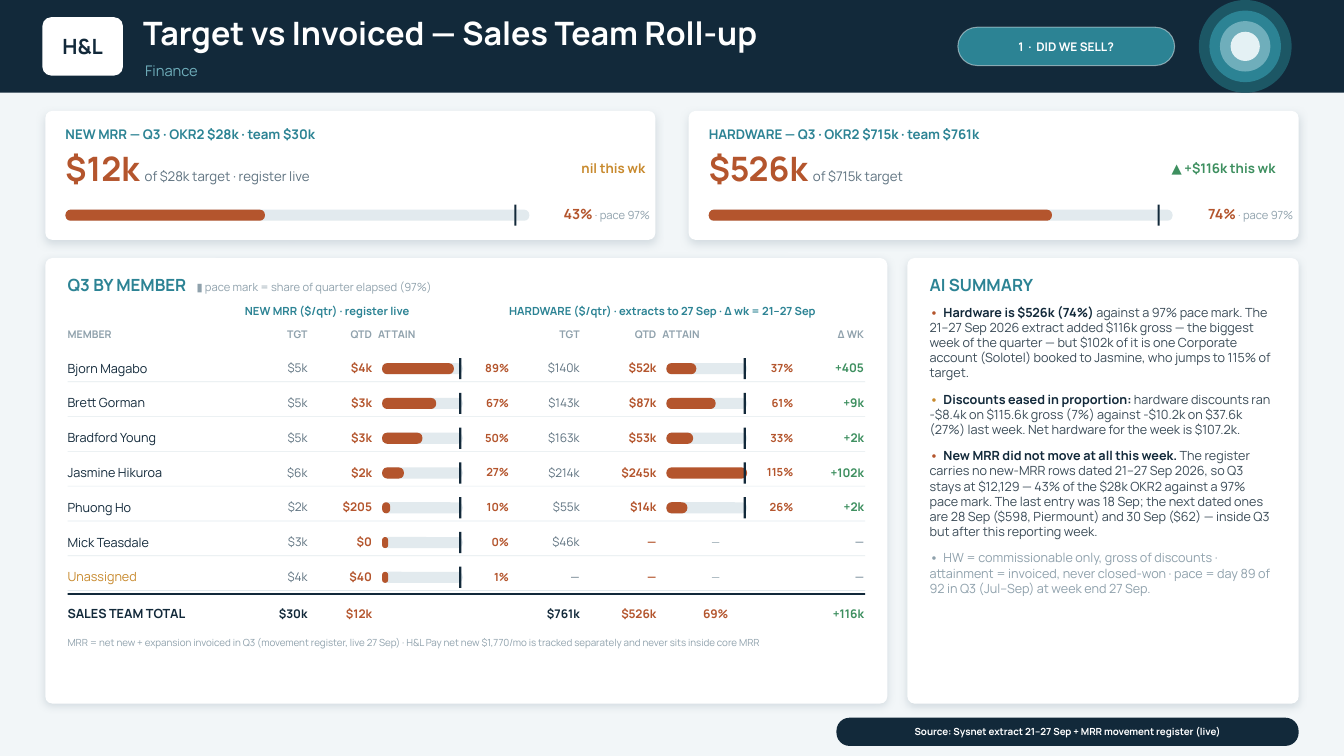
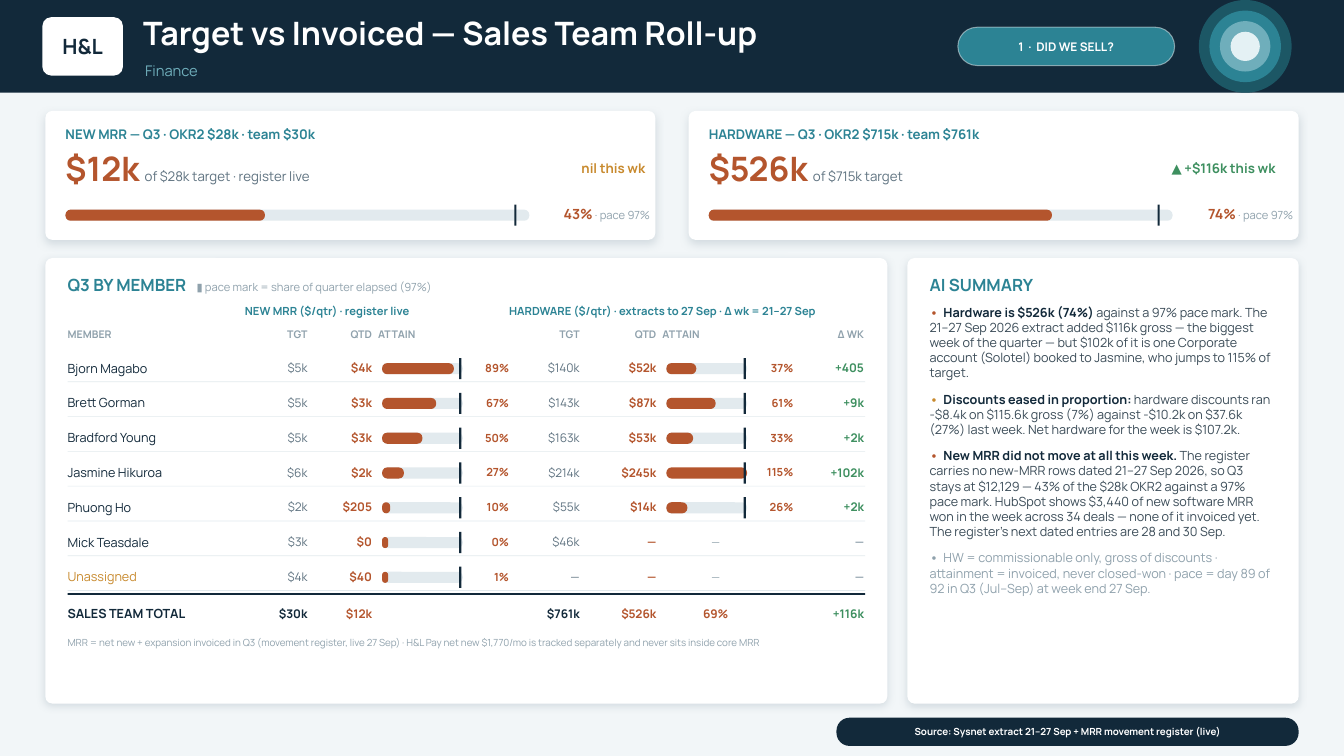
Before and after one commit to ihorner-hl/leadership-reporting, a slide deck: slide 4 of exec-deck/output/H&L Weekly Update - WC 21 Sep 2026.pptx. Drawn at 1344x756 pixels with LibreOffice and Linux fonts; fonts in the diff are those of the drawing. Boxes give left, top, right and bottom in pixels: in the first picture for what was removed or moved away, otherwise in the second. Text is boxed around its words. In the diff, an @@ line names an element or a change of style, - is before the commit and + after.

```diff
--- a/exec-deck/output/H&L Weekly Update - WC 21 Sep 2026.pptx
+++ b/exec-deck/output/H&L Weekly Update - WC 21 Sep 2026.pptx
@@ text at (x1=930, y1=450, x2=1260, y2=539): text changed @@
-• New MRR did not move at all this week. The register carries no new-MRR rows dated 21–27 Sep 2026, so Q3 stays at $12,129 — 43% of the $28k OKR2 against a 97% pace mark. The last entry was 18 Sep; the next dated ones are 28 Sep ($598, Piermount) and 30 Sep ($62) — inside Q3 but after this reporting week.
+• New MRR did not move at all this week. The register carries no new-MRR rows dated 21–27 Sep 2026, so Q3 stays at $12,129 — 43% of the $28k OKR2 against a 97% pace mark. HubSpot shows $3,440 of new software MRR won in the week across 34 deals — none of it invoiced yet. The register's next dated entries are 28 and 30 Sep.
```
Also in this commit, not shown: 1 other slide changed, 4 other files.
